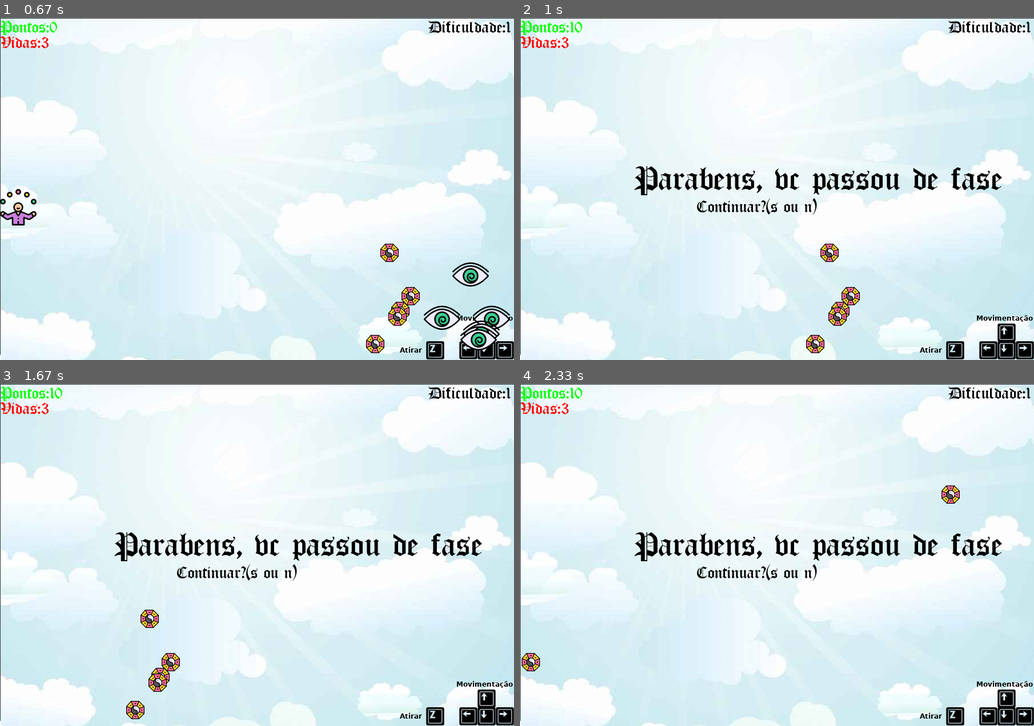
Above: before the commit, frames 1-4 (two rows, left to right).
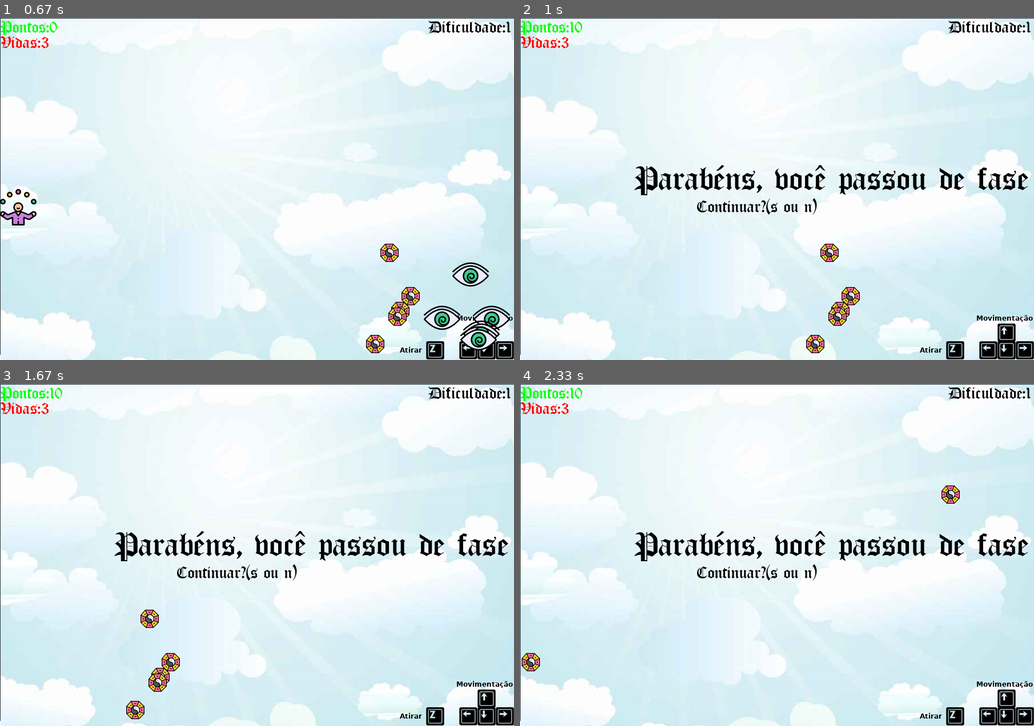
Above: after the commit, the same moments.

Repository: CiceroWesley/projeto-pygame
Game: pygame game, started from main.py
Same seed, same stepped clock (60 frames per second), same inputs: the game is played once before the commit and once after it.
Inputs:
- Up to frame 1 (0.67 s): tap P at 0.33 s
- Up to frame 2 (1 s): tap F at 0.67 s
- Up to frame 3 (1.67 s): tap S at 1 s; hold Right from 1.33 s (still down); tap F at 1.4 s
- Up to frame 4 (2.33 s): tap F at 1.7, 2.23 s; release Right at 1.8 s; tap S at 1.83 s; hold Up from 2.17 s (still down)

Frame 1 is identical in both runs. In frame 2, 1.4% of the frame differs, in the area x 38-99%, y 43-52%; in frame 3, 1.4%; in frame 4, 1.4%.

Commit message:
Update main.py
Acentos

Diff:
--- a/main.py
+++ b/main.py
@@ -107,16 +107,16 @@
     dificu = fonte.render('Dificuldade:'+str(dificuldade),True,(0,0,0))
     tela.blit(dificu,(x,y))
 
-#print 'Vc morreu'
+#print 'Você morreu'
 def gameover():
-    fim = fontef.render('Vc morreu',True,(0,0,0))
+    fim = fontef.render('Você morreu',True,(0,0,0))
     continua = fonte.render('Jogar de novo?(s ou n)',True,(0,0,0))
     tela.blit(fim,(300,250))
     tela.blit(continua,(310,315))
 
-#print 'Parabens, vc passou de fase'
+#print 'Parabéns, você passou de fase'
 def passoudefase():
-    vitoria = fontef.render('Parabens, vc passou de fase', True, (0, 0, 0))
+    vitoria = fontef.render('Parabéns, você passou de fase', True, (0, 0, 0))
     continua = fonte.render('Continuar?(s ou n)', True, (0, 0, 0))
     tela.blit(vitoria, (200, 250))
     tela.blit(continua, (310, 315))
